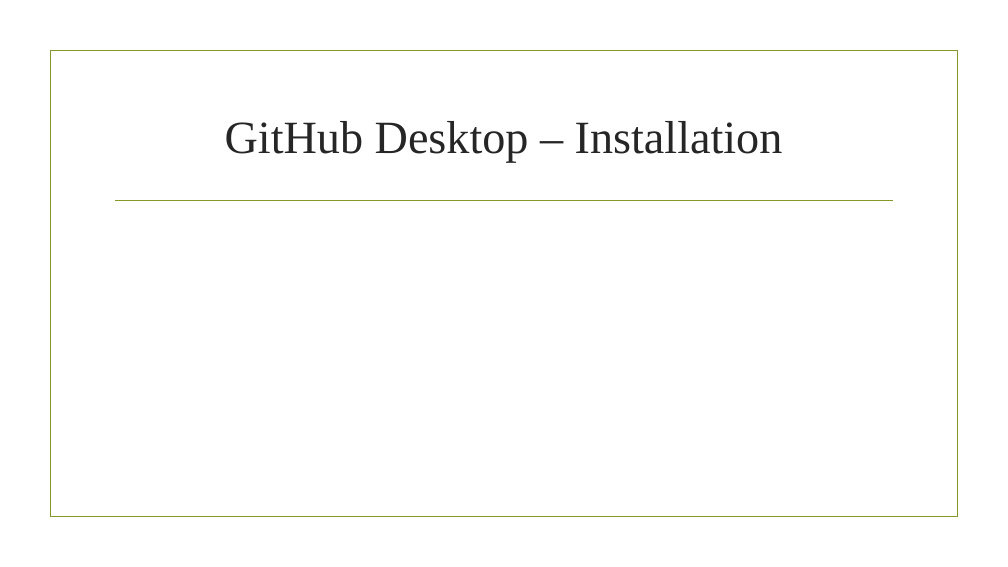
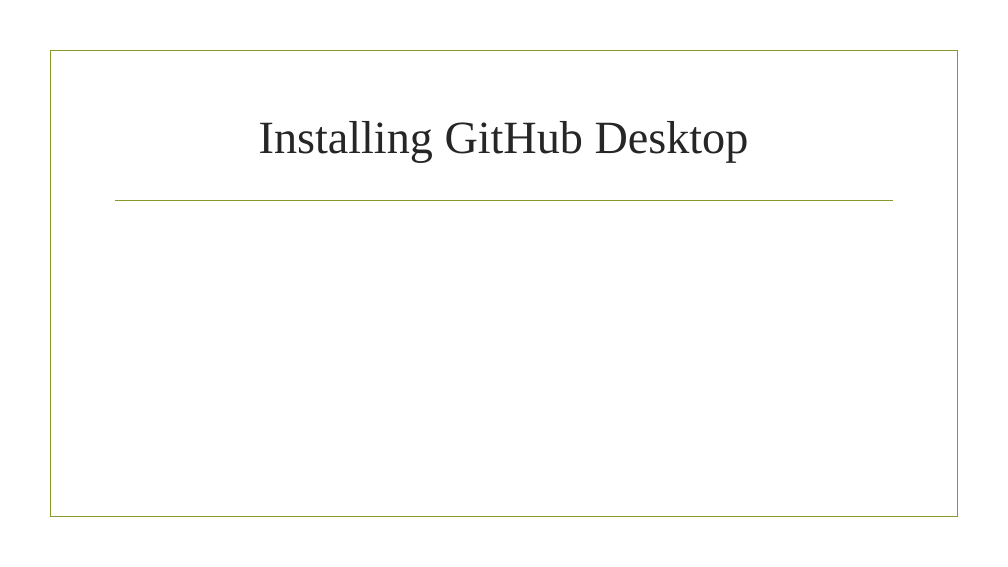
Before and after one commit to trmasher/Powerpoint_Informationals, a slide deck: slide 23 of Using R Notebook with Version Control.pptx. Drawn at 1008x567 pixels with LibreOffice and Linux fonts; fonts in the diff are those of the drawing; background and template pictures are left out. Boxes give left, top, right and bottom in pixels: in the first picture for what was removed or moved away, otherwise in the second. Text is boxed around its words. In the diff, an @@ line names an element or a change of style, - is before the commit and + after.

Commit message:
Updated Section "GitHub Desktop"
Added several new slides explaining how to work with your GitHub account locally using GitHub Desktop.

```diff
--- a/Using R Notebook with Version Control.pptx
+++ b/Using R Notebook with Version Control.pptx
@@ title at bbox=[259, 121, 749, 162]: text changed @@
-GitHub Desktop – Installation
+Installing GitHub Desktop
```
Also in this commit, not shown: 2 other slides changed, 3 slides added, 1 slide removed, 1 other file.
